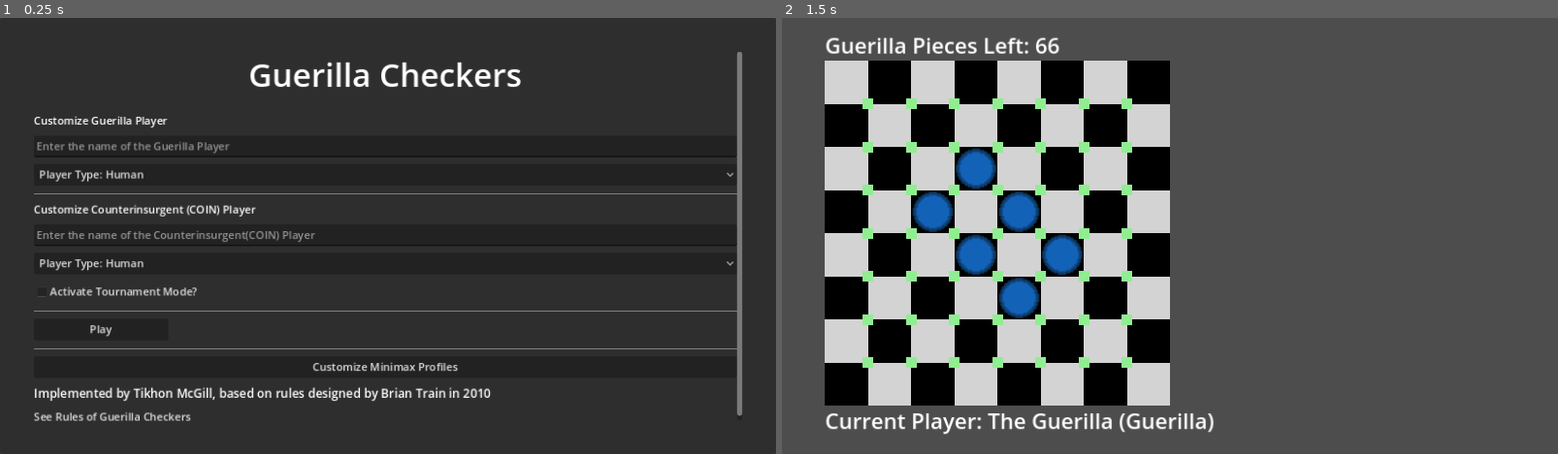
Above: before the commit, frames 1-2 (left to right).
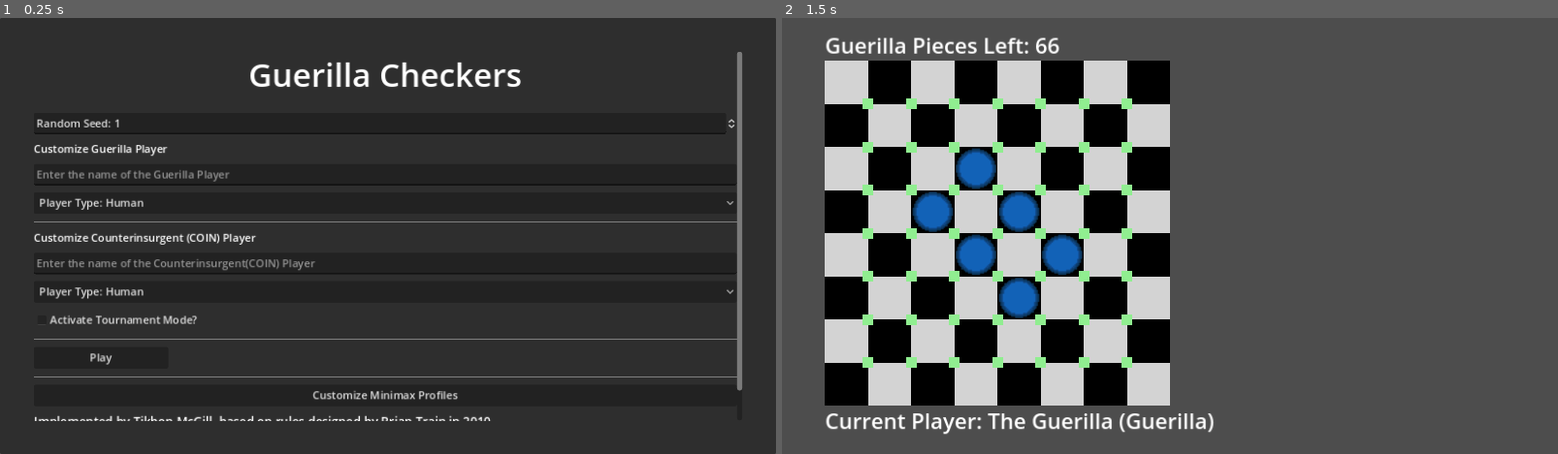
Above: after the commit, the same moments.

Repository: TikhonMcGill/guerilla-checkers
Game: Godot game, scene res://assets/scenes/main_menu/main_menu.tscn
The game is run twice, just before and just after one commit, with the same random seed, the same clock (stepped at 60 frames per second) and the same inputs.
Inputs (mouse positions are in pixels of both pictures, inside the frame that each line leads up to):
- Up to frame 1 (0.25 s): no input
- Up to frame 2 (1.5 s): click "Play" at 0.5 s; click (844, 83) at 1.25 s

The runs differ from the first frame. In frame 1, 6.1% of the frame differs, in the area x 4-96%, y 22-93%; in frame 2, nothing differs.

Commit message:
Fix Memory Leak, add Seed, finalize for testing

Diff:
--- a/assets/objects/game_state.gd
+++ b/assets/objects/game_state.gd
@@ -481,7 +481,7 @@
 			#chose to do so, it will have to take all possible pieces
 			game_state = STATE.COIN_TOOK_PIECE
 
-##Method to get all possible moves, dependent on the Game, as an Array of special "Move" objects
+##Method to get all possible moves, dependent on the Game, as an Array of special "Move" Resources
 func get_possible_moves() -> Array[Move]:
 	var current_player = get_current_player()
 
--- a/assets/objects/game_state_analyzer.gd
+++ b/assets/objects/game_state_analyzer.gd
@@ -1,4 +1,4 @@
-extends Object
+extends Resource
 
 class_name GameStateAnalyzer
 
--- a/assets/objects/move/move.gd
+++ b/assets/objects/move/move.gd
@@ -1,3 +1,3 @@
-extends Object
+extends Resource
 
 class_name Move
--- a/assets/scenes/main_menu/main_menu.gd
+++ b/assets/scenes/main_menu/main_menu.gd
@@ -19,6 +19,8 @@
 @onready var tournament_container: VBoxContainer = $PanelContainer/MarginContainer/ScrollContainer/VBoxContainer/TournamentContainer
 @onready var games_spin_box: SpinBox = $PanelContainer/MarginContainer/ScrollContainer/VBoxContainer/TournamentContainer/HBoxContainer/GamesSpinBox
 @onready var rapid_play_check_box: CheckBox = $PanelContainer/MarginContainer/ScrollContainer/VBoxContainer/TournamentContainer/RapidPlayCheckBox
+
+@onready var random_seed: SpinBox = $PanelContainer/MarginContainer/ScrollContainer/VBoxContainer/RandomSeed
 
 func _process(delta: float) -> void:
 	tournament_container.visible = tournament_check_box.button_pressed
@@ -47,6 +49,8 @@
 		select.add_item(profile.profile_name)
 
 func _set_settings():
+	seed(random_seed.value)
+
 	if guerilla_player_select.selected == 0:
 		GameManager.guerilla_player_type = GameManager.PLAYER_TYPE.HUMAN
 	elif guerilla_player_select.selected == 1:
--- a/assets/scenes/main_menu/main_menu.tscn
+++ b/assets/scenes/main_menu/main_menu.tscn
@@ -45,6 +45,12 @@
 
 [node name="HSeparator" type="HSeparator" parent="PanelContainer/MarginContainer/ScrollContainer/VBoxContainer"]
 layout_mode = 2
+
+[node name="RandomSeed" type="SpinBox" parent="PanelContainer/MarginContainer/ScrollContainer/VBoxContainer"]
+layout_mode = 2
+value = 1.0
+allow_greater = true
+prefix = "Random Seed:"
 
 [node name="GuerillaPlayerLabel" type="Label" parent="PanelContainer/MarginContainer/ScrollContainer/VBoxContainer"]
 layout_mode = 2
--- a/assets/scenes/minimax_profile_editor/minimax_profile_editor.tscn
+++ b/assets/scenes/minimax_profile_editor/minimax_profile_editor.tscn
@@ -98,6 +98,7 @@
 max_value = 10000.0
 step = 10.0
 value = 5000.0
+allow_greater = true
 suffix = "Milliseconds"
 
 [node name="HSeparator" type="HSeparator" parent="PanelContainer/MarginContainer/MinimaxEditor"]
@@ -127,7 +128,6 @@
 [node name="DefeatUtilitySpinBox" type="SpinBox" parent="PanelContainer/MarginContainer/MinimaxEditor/EvaluationsContainer/VBoxContainer"]
 layout_mode = 2
 step = 0.1
-value = -100.0
 allow_greater = true
 allow_lesser = true
 prefix = "Defeat Utility:"
--- a/assets/scenes/player/minimax_player/minimax_player.gd
+++ b/assets/scenes/player/minimax_player/minimax_player.gd
@@ -178,7 +178,8 @@
 			time_left -= time_taken
 
 			var result := _get_result(start_state,a)
-			var evaluation = _minimax(depth-1,_is_my_turn_in_state(result),result,alpha,beta,time_left).evaluation
+
+			var evaluation : float = _minimax(depth-1,_is_my_turn_in_state(result),result,alpha,beta,time_left).evaluation
 
 			if evaluation > best_evaluation:
 				best_evaluation = evaluation
@@ -209,7 +210,8 @@
 			time_left -= time_taken
 
 			var result := _get_result(start_state,a)
-			var evaluation = _minimax(depth-1,_is_my_turn_in_state(result),result,alpha,beta,time_left).evaluation
+
+			var evaluation : int = _minimax(depth-1,_is_my_turn_in_state(result),result,alpha,beta,time_left).evaluation
 
 			if evaluation < worst_evaluation:
 				worst_evaluation = evaluation
Not shown, changed: Dissertation Plan.txt
Not shown, changed: Implementation Plan.txt
Not shown, changed: export_presets.cfg
